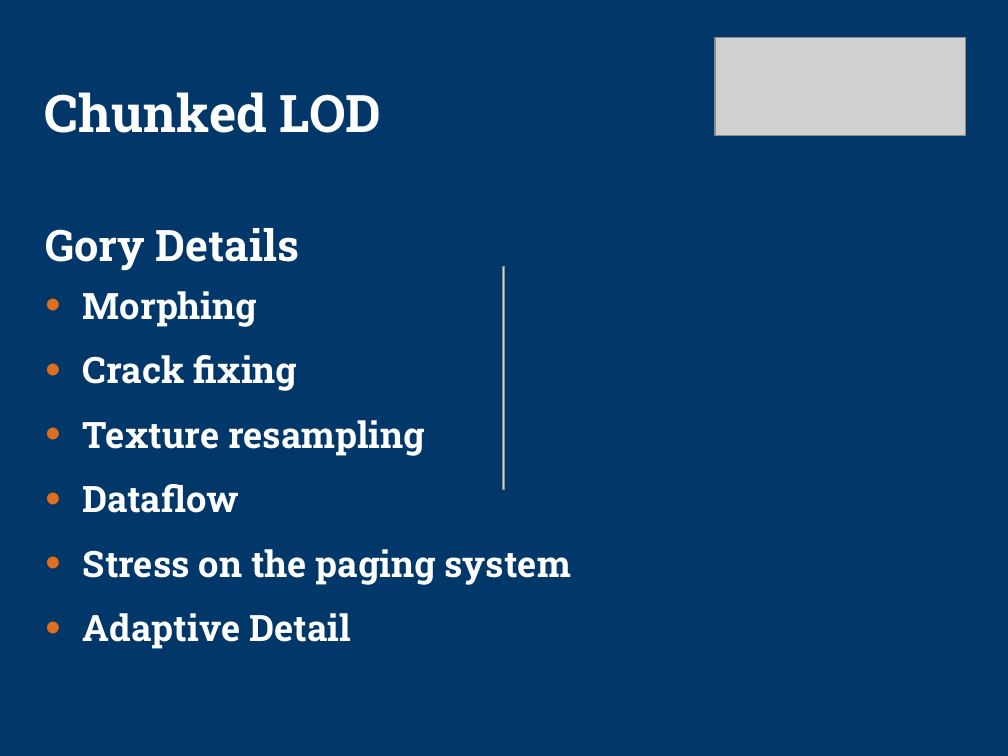
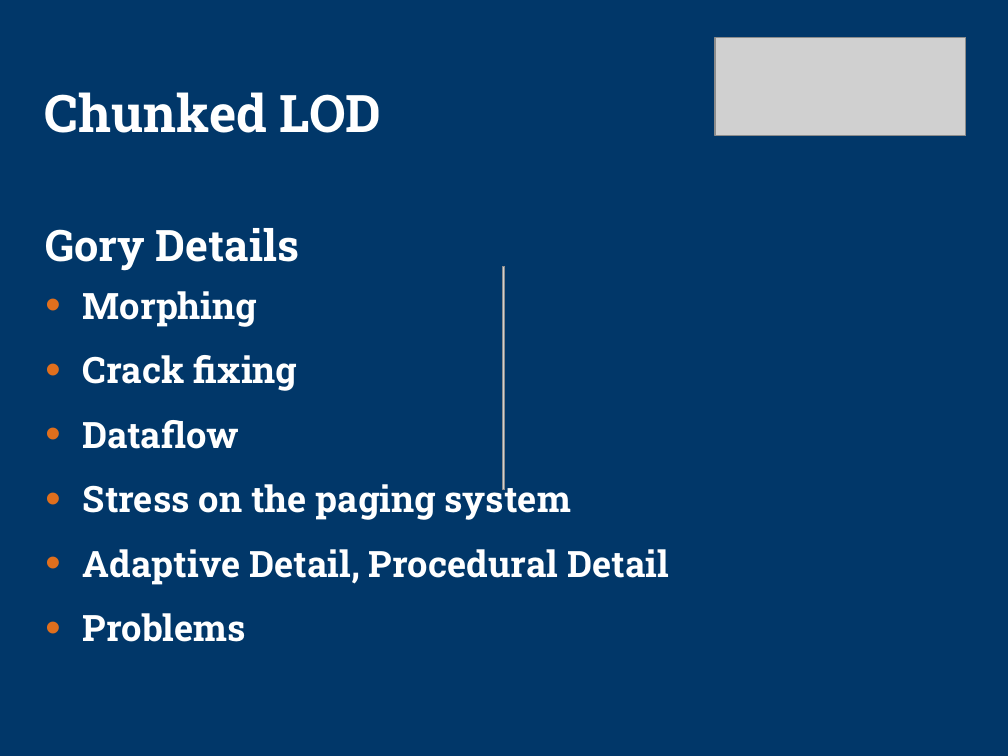
Before and after one commit to technosaurus/gameswf, a slide deck: slide 26 of tu-testbed/docs/sig-preso2.ppt. Drawn at 1008x756 pixels with LibreOffice and Linux fonts; fonts in the diff are those of the drawing; grey boxes stand for pictures; background and template pictures are left out. Boxes give left, top, right and bottom in pixels: in the first picture for what was removed or moved away, otherwise in the second. Text is boxed around its words. In the diff, an @@ line names an element or a change of style, - is before the commit and + after.

```diff
--- a/tu-testbed/docs/sig-preso2.ppt
+++ b/tu-testbed/docs/sig-preso2.ppt
@@ text at (83,420,425,456): paragraph removed @@
-• Texture resampling
@@ text at (83,549,669,642): text changed @@
-• Adaptive Detail
+• Adaptive Detail, Procedural Detail
+• Problems
```
Also in this commit, not shown: 11 other slides changed, 1 slide removed, 6 other files.
